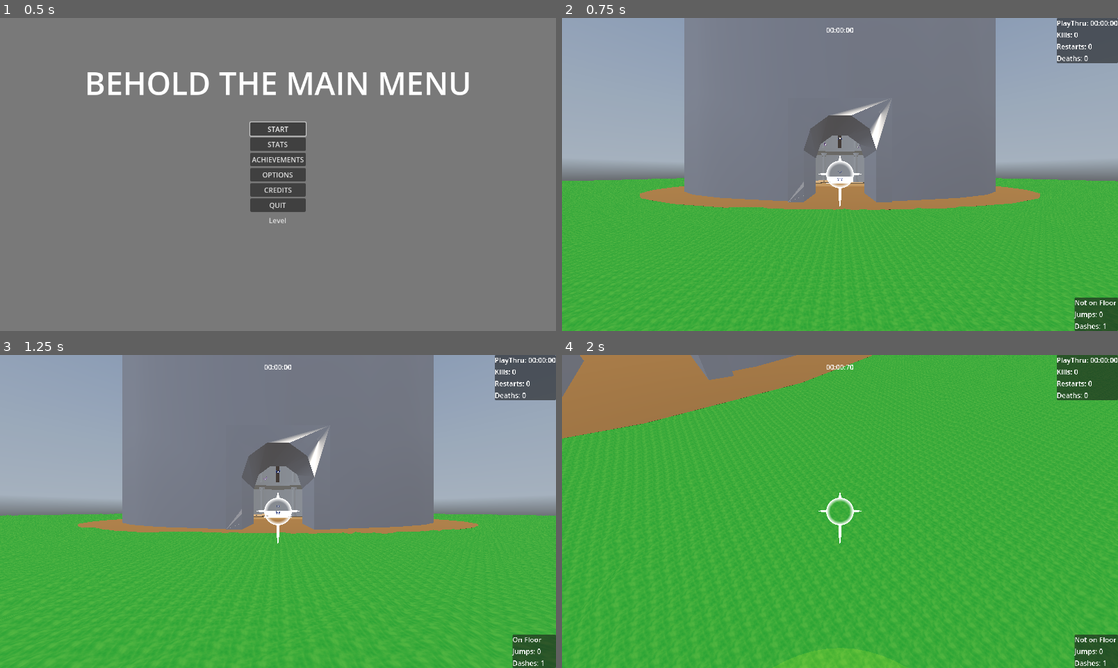
Above: before the commit, frames 1-4 (two rows, left to right).
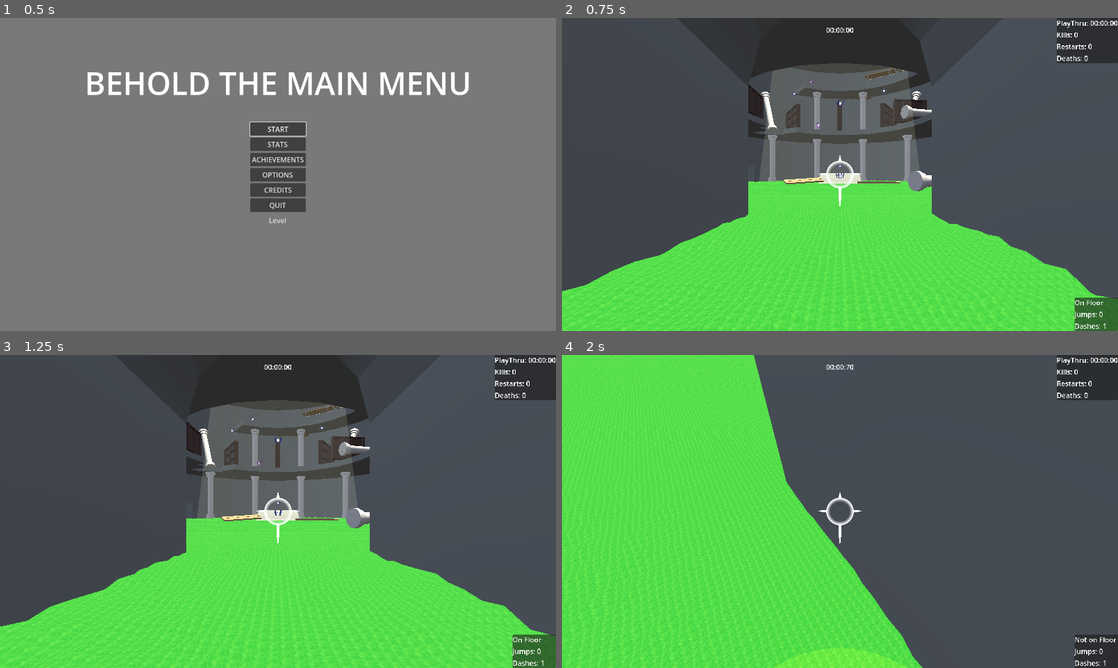
Above: after the commit, the same moments.

Repository: lucasrumney94/GodotGoneWild
Game: Godot game, scene res://Main/main_menu.tscn
The game is run twice, just before and just after one commit, with the same random seed, the same clock (stepped at 60 frames per second) and the same inputs. The engine's default icon, where the game draws it, is replaced by a stand-in: a white triangle on a blue panel in a dark square. A sky picture missing from this copy of the repository is replaced by a grey-blue gradient.
Inputs (mouse positions are in pixels of both pictures, inside the frame that each line leads up to):
- Up to frame 1 (0.5 s): no input
- Up to frame 2 (0.75 s): click "START" at 0.5 s
- Up to frame 3 (1.25 s): no input
- Up to frame 4 (2 s): move the mouse to (867, 511) at 1.27 s; hold W (move_forward) from 1.28 s (still down); click (867, 511) at 1.35 s; tap Space (jump) at 1.52 s

Frame 1 is identical in both runs. In frame 2, 97% of the frame differs, in the area x 0-100%, y 0-100%; in frame 3, 97%; in frame 4, 100%.

Commit message:
full playthrough time now tracked, other stat stuff, etc

Diff:
--- a/godot-wild-tower/Autoload/stat_tracker.gd
+++ b/godot-wild-tower/Autoload/stat_tracker.gd
@@ -18,6 +18,8 @@
 var playthrough_time = 0.0
 
 var level_finished: bool = false
+
+var is_full_playthrough: bool = false
 
 
 func _ready():
@@ -53,6 +55,8 @@
 		restarts = 0
 		deaths = 0
 		level_finished = false
+		if current_level == 0:
+			is_full_playthrough = true
 
 
 func on_level_finished():
@@ -79,8 +83,11 @@
 	stats_screen.set_completion_time(seconds, new_best_time)
 
 	playthrough_time += seconds
-	#TODO if just defeated GOD, add this to playthrough time
+	#TO/DO if just defeated GOD, add this to playthrough time
 	#save playthrough time to level_index -1 as "best_time"
+	if is_full_playthrough && MissionControl.current_level == MissionControl.campaign_levels - 1:
+		var new_best_playthrough = SaveControl.add_stat(-1, "best_time", playthrough_time)
+		stats_screen.set_playthrough_time(playthrough_time, new_best_playthrough)
 
 
 func on_partial_time(seconds: float):
@@ -131,3 +138,4 @@
 	kills = 0
 	level_finished = false
 	playthrough_time = 0
+	is_full_playthrough = false
--- a/godot-wild-tower/UI/Achievements/Resources/kill_god.tres
+++ b/godot-wild-tower/UI/Achievements/Resources/kill_god.tres
@@ -7,8 +7,8 @@
 script = ExtResource("1_tcaki")
 id = "kill_god"
 icon = ExtResource("1_1ypyn")
-title = "Kill God"
-description = "Nietzsche was actually a pretty chill guy sometimes."
+title = "Murderer of All Murderers"
+description = "God is dead. God remains dead, and [you] have killed him. - Friedrich Nietzsche"
 stat = ""
 stat_goal = 0
 check_function = ""
--- a/godot-wild-tower/UI/level_finish_screen.gd
+++ b/godot-wild-tower/UI/level_finish_screen.gd
@@ -10,11 +10,25 @@
 		#%NextLevelButton.visible = false
 		%NextLevelButton.text = "View Credits"
 		%NextLevelButton.pressed.connect(on_view_credits)
+		%LevelFinishedLabel.text = "You killed God!"
 
 
 func set_completion_time(time: float, is_best: bool):
 	%TimeLabel.text = Constants.format_time(time)
 	%BestTimeLabel.visible = is_best
+	if !is_best:
+		%CurrentBestTimeLabel.text = "(Best: " + Constants.format_time(SaveControl.get_stat(MissionControl.current_level, "best_time")) + ")"
+		%CurrentBestTimeLabel.visible = true
+
+
+func set_playthrough_time(time: float, is_best: bool):
+	%FullPlaytimeLabel.text = Constants.format_time(time)
+	%BestFullTimeLabel.visible = is_best
+	if !is_best:
+		%CurrentBestFullTimeLabel.text = "(Best: " + Constants.format_time(SaveControl.get_stat(-1, "best_time")) + ")"
+		%CurrentBestFullTimeLabel.visible = true
+
+	%FullPlaythroughContainer.visible = true
 
 
 func set_kills(kills: int, fewest: bool, most: bool):
@@ -27,16 +41,26 @@
 		%BestKillsLabel.visible = true
 	else:
 		%BestKillsLabel.visible = false
+		%CurrentBestKillsLabel.text = "(Fewest: " \
+		+ SaveControl.get_best_stat_string(MissionControl.current_level, "fewest_kills")\
+		+ ", Most: " + SaveControl.get_best_stat_string(MissionControl.current_level, "most_kills") + ")"
+		%CurrentBestKillsLabel.visible = true
 
 
 func set_restarts(restarts: int, is_best: bool):
 	%RestartsLabel.text = str(restarts)
 	%BestRestartsLabel.visible = is_best
+	if !is_best:
+		%CurrentBestRestartsLabel.text = "(Fewest: " + SaveControl.get_best_stat_string(MissionControl.current_level, "fewest_restarts") + ")"
+		%CurrentBestRestartsLabel.visible = true
 
 
 func set_deaths(deaths: int, is_best: bool):
 	%DeathsLabel.text = str(deaths)
 	%BestDeathsLabel.visible = is_best
+	if !is_best:
+		%CurrentBestDeathsLabel.text = "(Fewest: " + SaveControl.get_best_stat_string(MissionControl.current_level, "fewest_deaths") + ")"
+		%CurrentBestDeathsLabel.visible = true
 
 
 func restart_level():
--- a/godot-wild-tower/UI/level_finish_screen.tscn
+++ b/godot-wild-tower/UI/level_finish_screen.tscn
@@ -13,7 +13,8 @@
 grow_vertical = 2
 color = Color(0, 1, 0, 0.266667)
 
-[node name="Label" type="Label" parent="ColorRect"]
+[node name="LevelFinishedLabel" type="Label" parent="ColorRect"]
+unique_name_in_owner = true
 layout_mode = 1
 anchors_preset = 5
 anchor_left = 0.5
@@ -46,16 +47,18 @@
 
 [node name="HBoxContainer" type="HBoxContainer" parent="ColorRect/VBoxContainer"]
 layout_mode = 2
+theme_override_constants/separation = 16
 alignment = 1
 
 [node name="Label" type="Label" parent="ColorRect/VBoxContainer/HBoxContainer"]
 layout_mode = 2
 theme_override_colors/font_color = Color(0, 0, 0, 1)
 theme_override_font_sizes/font_size = 24
-text = "Completion Time:"
+text = "Completion Time: "
 
 [node name="TimeLabel" type="Label" parent="ColorRect/VBoxContainer/HBoxContainer"]
 unique_name_in_owner = true
+custom_minimum_size = Vector2(84, 0)
 layout_mode = 2
 theme_override_colors/font_color = Color(0, 0, 0, 1)
 theme_override_font_sizes/font_size = 24
@@ -71,18 +74,28 @@
 text = "New Best Time!"
 uppercase = true
 
+[node name="CurrentBestTimeLabel" type="Label" parent="ColorRect/VBoxContainer/HBoxContainer"]
+unique_name_in_owner = true
+visible = false
+layout_mode = 2
+theme_override_colors/font_color = Color(0, 0, 0, 1)
+theme_override_font_sizes/font_size = 24
+text = "(Best: )"
+
 [node name="HBoxContainer2" type="HBoxContainer" parent="ColorRect/VBoxContainer"]
 layout_mode = 2
+theme_override_constants/separation = 16
 alignment = 1
 
 [node name="Label" type="Label" parent="ColorRect/VBoxContainer/HBoxContainer2"]
 layout_mode = 2
 theme_override_colors/font_color = Color(0, 0, 0, 1)
 theme_override_font_sizes/font_size = 24
-text = "Angels Killed:"
+text = "Angels Killed: "
 
 [node name="KillsLabel" type="Label" parent="ColorRect/VBoxContainer/HBoxContainer2"]
 unique_name_in_owner = true
+custom_minimum_size = Vector2(32, 0)
 layout_mode = 2
 theme_override_colors/font_color = Color(0, 0, 0, 1)
 theme_override_font_sizes/font_size = 24
@@ -98,18 +111,29 @@
 text = "New Best!"
 uppercase = true
 
+[node name="CurrentBestKillsLabel" type="Label" parent="ColorRect/VBoxContainer/HBoxContainer2"]
+unique_name_in_owner = true
+visible = false
+custom_minimum_size = Vector2(32, 0)
+layout_mode = 2
+theme_override_colors/font_color = Color(0, 0, 0, 1)
+theme_override_font_sizes/font_size = 24
+text = "(Fewest: , Most: )"
+
 [node name="HBoxContainer3" type="HBoxContainer" parent="ColorRect/VBoxContainer"]
 layout_mode = 2
+theme_override_constants/separation = 16
 alignment = 1
 
 [node name="Label" type="Label" parent="ColorRect/VBoxContainer/HBoxContainer3"]
 layout_mode = 2
 theme_override_colors/font_color = Color(0, 0, 0, 1)
 theme_override_font_sizes/font_size = 24
-text = "Restarts:"
+text = "Restarts: "
 
 [node name="RestartsLabel" type="Label" parent="ColorRect/VBoxContainer/HBoxContainer3"]
 unique_name_in_owner = true
+custom_minimum_size = Vector2(32, 0)
 layout_mode = 2
 theme_override_colors/font_color = Color(0, 0, 0, 1)
 theme_override_font_sizes/font_size = 24
@@ -125,18 +149,29 @@
 text = "New Fewest Restarts!"
 uppercase = true
 
+[node name="CurrentBestRestartsLabel" type="Label" parent="ColorRect/VBoxContainer/HBoxContainer3"]
+unique_name_in_owner = true
+visible = false
+custom_minimum_size = Vector2(32, 0)
+layout_mode = 2
+theme_override_colors/font_color = Color(0, 0, 0, 1)
+theme_override_font_sizes/font_size = 24
+text = "(Fewest: )"
+
 [node name="HBoxContainer4" type="HBoxContainer" parent="ColorRect/VBoxContainer"]
 layout_mode = 2
+theme_override_constants/separation = 16
 alignment = 1
 
 [node name="Label" type="Label" parent="ColorRect/VBoxContainer/HBoxContainer4"]
 layout_mode = 2
 theme_override_colors/font_color = Color(0, 0, 0, 1)
 theme_override_font_sizes/font_size = 24
-text = "Deaths:"
+text = "Deaths: "
 
 [node name="DeathsLabel" type="Label" parent="ColorRect/VBoxContainer/HBoxContainer4"]
 unique_name_in_owner = true
+custom_minimum_size = Vector2(32, 0)
 layout_mode = 2
 theme_override_colors/font_color = Color(0, 0, 0, 1)
 theme_override_font_sizes/font_size = 24
@@ -151,6 +186,59 @@
 theme_override_font_sizes/font_size = 24
 text = "New Fewest Deaths!"
 uppercase = true
+
+[node name="CurrentBestDeathsLabel" type="Label" parent="ColorRect/VBoxContainer/HBoxContainer4"]
+unique_name_in_owner = true
+visible = false
+custom_minimum_size = Vector2(32, 0)
+layout_mode = 2
+theme_override_colors/font_color = Color(0, 0, 0, 1)
+theme_override_font_sizes/font_size = 24
+text = "(Fewest: )"
+
+[node name="FullPlaythroughContainer" type="HBoxContainer" parent="ColorRect"]
+unique_name_in_owner = true
+visible = false
+layout_mode = 1
+anchors_preset = 8
+anchor_left = 0.5
+anchor_top = 0.5
+anchor_right = 0.5
+anchor_bottom = 0.5
+offset_left = -177.0
+offset_top = 100.435
+offset_right = 177.0
+offset_bottom = 145.435
+grow_horizontal = 2
+grow_vertical = 2
+theme_override_constants/separation = 16
+
+[node name="Label" type="Label" parent="ColorRect/FullPlaythroughContainer"]
+layout_mode = 2
+theme_override_font_sizes/font_size = 32
+text = "Full Playthrough Time: "
+
+[node name="FullPlaytimeLabel" type="Label" parent="ColorRect/FullPlaythroughContainer"]
+unique_name_in_owner = true
+layout_mode = 2
+theme_override_font_sizes/font_size = 32
+text = "00:00:00"
+
+[node name="BestFullTimeLabel" type="Label" parent="ColorRect/FullPlaythroughContainer"]
+unique_name_in_owner = true
+layout_mode = 2
+theme_override_colors/font_color = Color(1, 0, 0, 1)
+theme_override_colors/font_outline_color = Color(0, 0, 0, 1)
+theme_override_constants/outline_size = 6
+theme_override_font_sizes/font_size = 32
+text = "New Best Time!"
+
+[node name="CurrentBestFullTimeLabel" type="Label" parent="ColorRect/FullPlaythroughContainer"]
+unique_name_in_owner = true
+visible = false
+layout_mode = 2
+theme_override_font_sizes/font_size = 32
+text = "(Best: )"
 
 [node name="HBoxContainer" type="HBoxContainer" parent="."]
 anchors_preset = 7
Not shown: 1 places in godot-wild-tower/Autoload/mission_control.tscn that only renumber resources
Not shown: 1 places in godot-wild-tower/Objects/Player/player.tscn that only renumber resources
